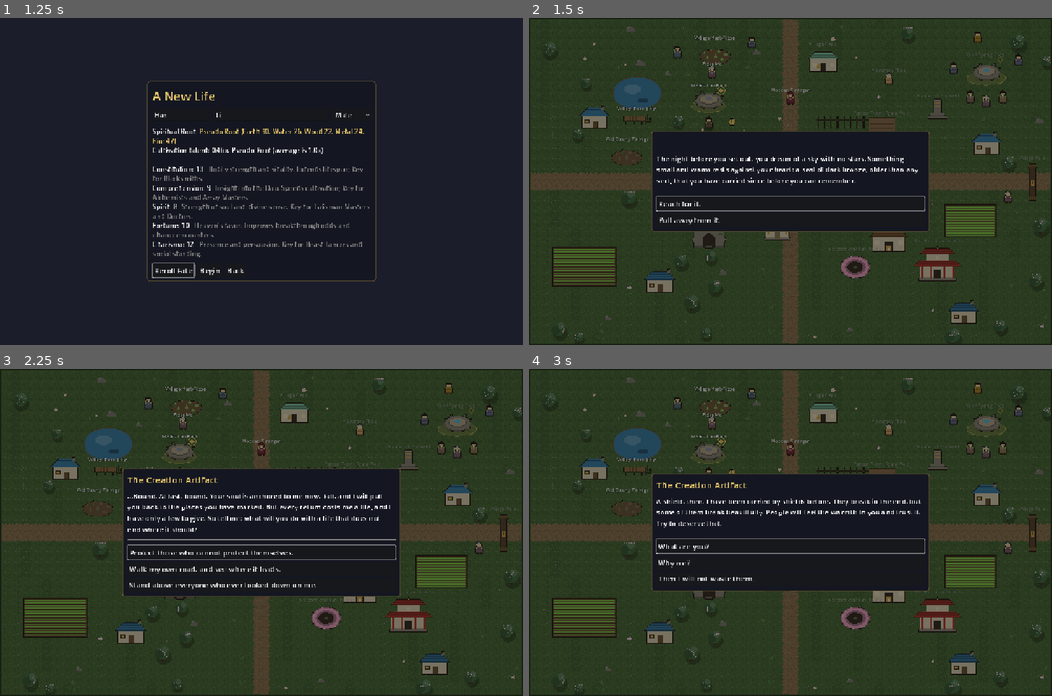
Above: before the commit, frames 1-4 (two rows, left to right).
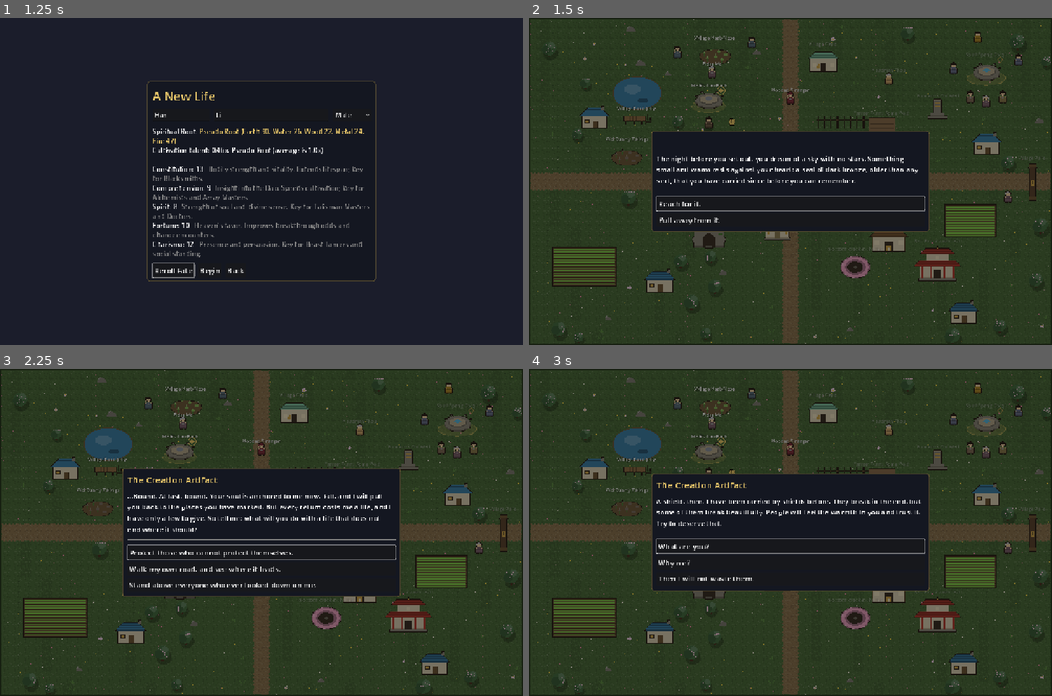
Above: after the commit, the same moments.

Repository: samridghimire/cultivation-game
Game: Godot game, scene res://src/ui/main_menu.tscn
The game is run twice, just before and just after one commit, with the same random seed, the same clock (stepped at 60 frames per second) and the same inputs.
Inputs:
- Up to frame 1 (1.25 s): click "New Game" at 0.5 s
- Up to frame 2 (1.5 s): click "Begin" at 1.25 s
- Up to frame 3 (2.25 s): click "Reach for it." at 2 s
- Up to frame 4 (3 s): click "Protect those who cannot prot…" at 2.75 s

Frame 1 is identical in both runs. In frame 2, 0.2% of the frame differs, in the area x 0-100%, y 0-100%; in frame 3, 0.2%; in frame 4, 0.2%.

Commit message:
[GFX-039] The ground follows the season
GroundTiles.ground_texture/path_texture take a season: spring flower pixels, autumn ochre ground with
fallen-leaf pixels, winter snow with grass patches showing through and lighter trodden paths. Regions
with map.no_snow keep their summer ground (GroundTiles.ground_season, documented + validated).
World passes its season (also fixes the lowercase season compare that kept summer/spring flowers off).
Rendered screenshot_first_hour.gd --season=Spring, Autumn, Winter at 1280x800 and viewed each
hud_arrival; winter reads pale grey-white under the existing tint, so the tint was left alone.

Follow-ups: summer ground now shows the intended flower variant (it never did because of the casing bug).

Co-Authored-By: Claude Sonnet 5.5 <noreply@anthropic.com>
Claude-Session: https://claude.ai/code/session_01L4vu8w7DbTsUcPFfDC3YqS

Diff:
--- a/data/regions.json
+++ b/data/regions.json
@@ -1,5 +1,5 @@
 {
-"_doc": "open_days (optional on a place, MARKET-002): non-em …(8172 unchanged characters)… ata/encounters.json when exploring. map.ambient (optional, WU-057): particles dr …(1870 unchanged characters)…
+"_doc": "open_days (optional on a place, MARKET-002): non-em …(8172 unchanged characters)… ata/encounters.json when exploring. map.no_snow (optional bool, GFX-039): true keeps the region's ground and paths in their summer look in winter (GroundTiles.ground_season). map.ambient (optional, WU-057): particles dr …(1870 unchanged characters)…
   "renown": {
     "sources": {"bounty": 15, "discovery": 5, "deep_path": 5, "righteous_deed": 3, "commission": 5, "patients": 2},
     "tiers": [
--- a/src/core/game_data.gd
+++ b/src/core/game_data.gd
@@ -574,6 +574,8 @@
 			var map_pos: Variant = region["map_pos"]
 			if not (map_pos is Array and (map_pos as Array).size() == 2 and (map_pos as Array).all(func(v): return (v is float or v is int) and v >= 0.0 and v <= 1.0)):
 				load_errors.append("Region '%s' map_pos must be [x, y] with values in 0..1" % region["id"])
+		if region.get("map", {}).has("no_snow") and not region["map"]["no_snow"] is bool:
+			load_errors.append("Region '%s' map.no_snow must be true or false" % region["id"])
 		var ambient: Variant = region.get("map", {}).get("ambient", {})
 		if not ambient is Dictionary:
 			load_errors.append("Region '%s' map.ambient must be an object" % region["id"])
--- a/src/world/ground_tiles.gd
+++ b/src/world/ground_tiles.gd
@@ -88,8 +88,8 @@
 
 ## The whole ground of a region as one texture, 1 px per sprite pixel (the caller scales it): 16-px
 ## cells picked by `variant_for`. Built once per region and season-bloom state, so `_draw()` stays cheap.
-static func ground_texture(base: Color, rid: String, size_px: Vector2i, flowers: bool) -> ImageTexture:
-	var key := "ground|%s|%s|%s|%s" % [base.to_html(), rid, size_px, flowers]
+static func ground_texture(base: Color, rid: String, size_px: Vector2i, flowers: bool, season: String = "") -> ImageTexture:
+	var key := "ground|%s|%s|%s|%s|%s" % [base.to_html(), rid, size_px, flowers, season]
 	if _cache.has(key):
 		return _cache[key]
 	var img := Image.create(size_px.x, size_px.y, false, Image.FORMAT_RGBA8)
@@ -102,15 +102,87 @@
 			var w := mini(SIZE, size_px.x - cx * SIZE)
 			var h := mini(SIZE, size_px.y - cy * SIZE)
 			img.blit_rect(src, Rect2i(0, 0, w, h), Vector2i(cx * SIZE, cy * SIZE))
+	_apply_season(img, rid, season)
 	var tex := ImageTexture.create_from_image(img)
 	_cache[key] = tex
 	return tex
 
 
+const OCHRE := Color("b59a4a")
+const SNOW := Color("dfe6ee")
+const PATH_SNOW := Color("cfd6de")
+const FLOWER_COLORS := [Color("f4efe0"), Color("e88aa8"), Color("f2d24b")]
+const LEAF_COLORS := [Color("c8622a"), Color("d9902f"), Color("a8481f")]
+
+
+## GFX-039: the season a region's ground is drawn in: a region whose map has `no_snow` keeps its summer ground in winter.
+static func ground_season(season: String, map: Dictionary) -> String:
+	if season == "Winter" and bool(map.get("no_snow", false)):
+		return ""
+	return season
+
+
+## Recolours a finished ground image for `season` ("Spring", "Autumn", "Winter"; anything else is left alone).
+## No rng: every choice comes from `variant_for`-style hashes, so the same inputs give the same image.
+static func _apply_season(img: Image, rid: String, season: String) -> void:
+	var w := img.get_width()
+	var h := img.get_height()
+	match season:
+		"Spring":
+			for cy in ceili(float(h) / SIZE):
+				for cx in ceili(float(w) / SIZE):
+					var roll := absi(hash("%s|%d|%d|spring" % [rid, cx, cy]))
+					if roll % 2 != 0:
+						continue
+					var x := cx * SIZE + (roll / 2) % SIZE
+					var y := cy * SIZE + (roll / 32) % SIZE
+					if x < w and y < h:
+						img.set_pixel(x, y, FLOWER_COLORS[(roll / 512) % FLOWER_COLORS.size()])
+		"Autumn":
+			_tint_image(img, OCHRE, 0.25)
+			for cy in ceili(float(h) / SIZE):
+				for cx in ceili(float(w) / SIZE):
+					var roll := absi(hash("%s|%d|%d|autumn" % [rid, cx, cy]))
+					if roll % 3 != 0:
+						continue
+					var x := cx * SIZE + (roll / 3) % (SIZE - 1)
+					var y := cy * SIZE + (roll / 64) % SIZE
+					if x + 1 < w and y < h:
+						var leaf: Color = LEAF_COLORS[(roll / 1024) % LEAF_COLORS.size()]
+						img.set_pixel(x, y, leaf)
+						img.set_pixel(x + 1, y, leaf)
+		"Winter":
+			var summer := img.duplicate() as Image
+			_tint_image(img, SNOW, 0.55)
+			for cy in ceili(float(h) / SIZE):
+				for cx in ceili(float(w) / SIZE):
+					var roll := absi(hash("%s|%d|%d|winter" % [rid, cx, cy]))
+					var px := cx * SIZE + 2 + roll % (SIZE - 4)
+					var py := cy * SIZE + 2 + (roll / 16) % (SIZE - 4)
+					# An irregular 3-6 px patch of grass: a seed pixel and a few hash-picked neighbours.
+					var count := 3 + (roll / 256) % 4
+					var offsets := [Vector2i(0, 0), Vector2i(1, 0), Vector2i(0, 1), Vector2i(-1, 0), Vector2i(1, 1), Vector2i(0, -1)]
+					var start := (roll / 1024) % offsets.size()
+					for i in count:
+						var o: Vector2i = offsets[(start + i) % offsets.size()]
+						var x := px + o.x
+						var y := py + o.y
+						if x >= 0 and y >= 0 and x < w and y < h:
+							img.set_pixel(x, y, summer.get_pixel(x, y))
+
+
+static func _tint_image(img: Image, toward: Color, amount: float) -> void:
+	for y in img.get_height():
+		for x in img.get_width():
+			var c := img.get_pixel(x, y)
+			if c.a > 0.0:
+				img.set_pixel(x, y, Color(c.lerp(toward, amount), c.a))
+
+
 ## A path rectangle of `size_px` sprite pixels: the path tile with an irregular 2-3 px fringe along each
 ## edge cut away (transparent, so the grass or a crossing path shows) and rounded corners.
-static func path_texture(base: Color, rid: String, size_px: Vector2i) -> ImageTexture:
-	var key := "pathrect|%s|%s|%s" % [base.to_html(), rid, size_px]
+static func path_texture(base: Color, rid: String, size_px: Vector2i, season: String = "") -> ImageTexture:
+	var key := "pathrect|%s|%s|%s|%s" % [base.to_html(), rid, size_px, season]
 	if _cache.has(key):
 		return _cache[key]
 	var w := maxi(size_px.x, 1)
@@ -142,6 +214,8 @@
 					var py: int = corner.y + sy * dy
 					if px >= 0 and py >= 0 and px < w and py < h:
 						img.set_pixel(px, py, clear)
+	if season == "Winter":
+		_tint_image(img, PATH_SNOW, 0.35)
 	var tex := ImageTexture.create_from_image(img)
 	_cache[key] = tex
 	return tex
--- a/src/world/world.gd
+++ b/src/world/world.gd
@@ -633,8 +633,9 @@
 	else:
 		var ground_color := Color(map.get("ground", "4d6b3c"))
 		var sc := float(Sprites.scale())
-		var flowers := ["spring", "summer"].has(Calendar.season_of(GameClock.total_days))
-		var gtex := GroundTiles.ground_texture(ground_color, rid, Vector2i(ceili(map_size.x / sc), ceili(map_size.y / sc)), flowers)
+		var gseason := GroundTiles.ground_season(_season, map)
+		var flowers := ["Spring", "Summer"].has(_season)
+		var gtex := GroundTiles.ground_texture(ground_color, rid, Vector2i(ceili(map_size.x / sc), ceili(map_size.y / sc)), flowers, gseason)
 		draw_texture_rect(gtex, Rect2(Vector2.ZERO, Vector2(gtex.get_size()) * sc), false)
 	var path_tile := Sprites.first(["path_" + rid, "path"])
 	var path_color := Color(map.get("path_color", "8a7350"))
@@ -644,7 +645,7 @@
 			_draw_tiled(path_tile, rect)
 		else:
 			var psc := float(Sprites.scale())
-			var ptex := GroundTiles.path_texture(path_color, rid, Vector2i(ceili(rect.size.x / psc), ceili(rect.size.y / psc)))
+			var ptex := GroundTiles.path_texture(path_color, rid, Vector2i(ceili(rect.size.x / psc), ceili(rect.size.y / psc)), GroundTiles.ground_season(_season, map))
 			draw_texture_rect(ptex, Rect2(rect.position, Vector2(ptex.get_size()) * psc), false)
 	for lm: Dictionary in map.get("landmarks", []):
 		_draw_landmark(lm)
--- a/tests/unit/test_ground_tiles.gd
+++ b/tests/unit/test_ground_tiles.gd
@@ -78,3 +78,61 @@
 	assert_eq(img.get_pixel(30, 0).a, 0.0)
 	assert_eq(img.get_pixel(30, 15).a, 1.0)
 	assert_eq(img.get_pixel(30, 4).a, 1.0)
+
+
+## GFX-039: the ground follows the season.
+func _mean(t: ImageTexture) -> Dictionary:
+	var img := t.get_image()
+	var sum := 0.0
+	var hue := 0.0
+	var n := 0
+	for y in img.get_height():
+		for x in img.get_width():
+			var c := img.get_pixel(x, y)
+			sum += c.v
+			hue += c.h
+			n += 1
+	return {"v": sum / n, "h": hue / n}
+
+
+func _season_ground(season: String) -> ImageTexture:
+	return GroundTiles.ground_texture(BASE, "qingshi_village", Vector2i(160, 160), true, season)
+
+
+func test_winter_ground_is_brighter_than_summer() -> void:
+	assert_true(_mean(_season_ground("Winter"))["v"] > _mean(_season_ground("Summer"))["v"] + 0.1)
+
+
+func test_autumn_hue_shifts_toward_yellow() -> void:
+	# Green is ~0.28 hue; ochre/yellow is ~0.13, so the mean hue drops.
+	assert_true(_mean(_season_ground("Autumn"))["h"] < _mean(_season_ground("Summer"))["h"])
+
+
+func test_spring_adds_flower_pixels() -> void:
+	assert_true(_bytes(_season_ground("Spring")) != _bytes(_season_ground("Summer")))
+
+
+func test_season_ground_is_deterministic_and_cached_per_season() -> void:
+	for s in ["Spring", "Summer", "Autumn", "Winter"]:
+		var a := GroundTiles.ground_texture(BASE, "misty_forest", Vector2i(96, 80), false, s)
+		GroundTiles._cache.clear()
+		var b := GroundTiles.ground_texture(BASE, "misty_forest", Vector2i(96, 80), false, s)
+		assert_true(_bytes(a) == _bytes(b), s)
+	assert_true(_bytes(_season_ground("Winter")) != _bytes(_season_ground("Autumn")))
+
+
+func test_no_snow_region_keeps_summer_ground_in_winter() -> void:
+	var map := {"no_snow": true}
+	assert_eq(GroundTiles.ground_season("Winter", map), "")
+	assert_eq(GroundTiles.ground_season("Winter", {}), "Winter")
+	assert_eq(GroundTiles.ground_season("Autumn", map), "Autumn")
+	var winter := GroundTiles.ground_texture(BASE, "bog", Vector2i(64, 64), false, GroundTiles.ground_season("Winter", map))
+	var summer := GroundTiles.ground_texture(BASE, "bog", Vector2i(64, 64), false, "Summer")
+	assert_true(_bytes(winter) == _bytes(summer))
+
+
+func test_winter_path_is_lighter() -> void:
+	var path := Color("8a7350")
+	var summer := GroundTiles.path_texture(path, "qingshi_village", Vector2i(48, 32), "")
+	var winter := GroundTiles.path_texture(path, "qingshi_village", Vector2i(48, 32), "Winter")
+	assert_true(_mean(winter)["v"] > _mean(summer)["v"])
